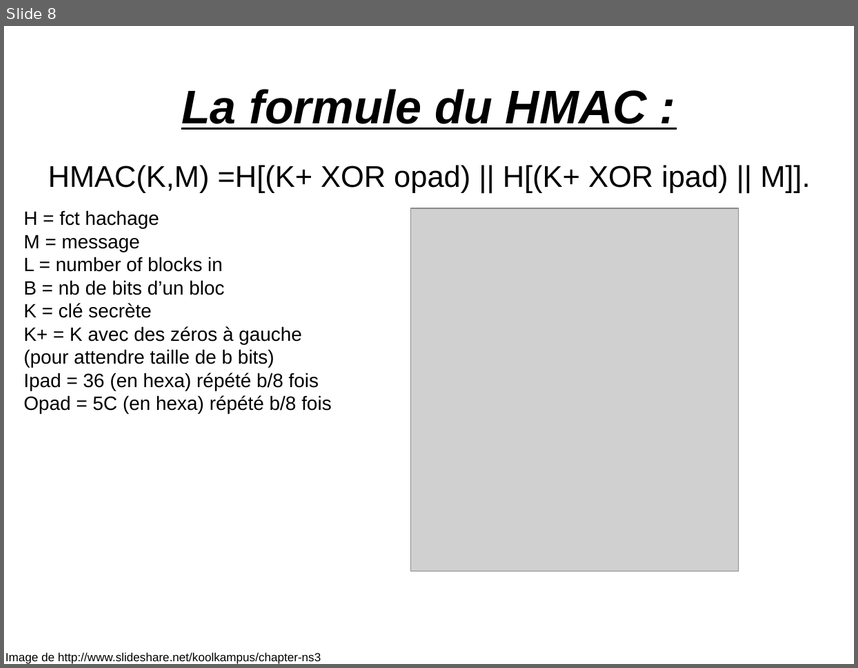
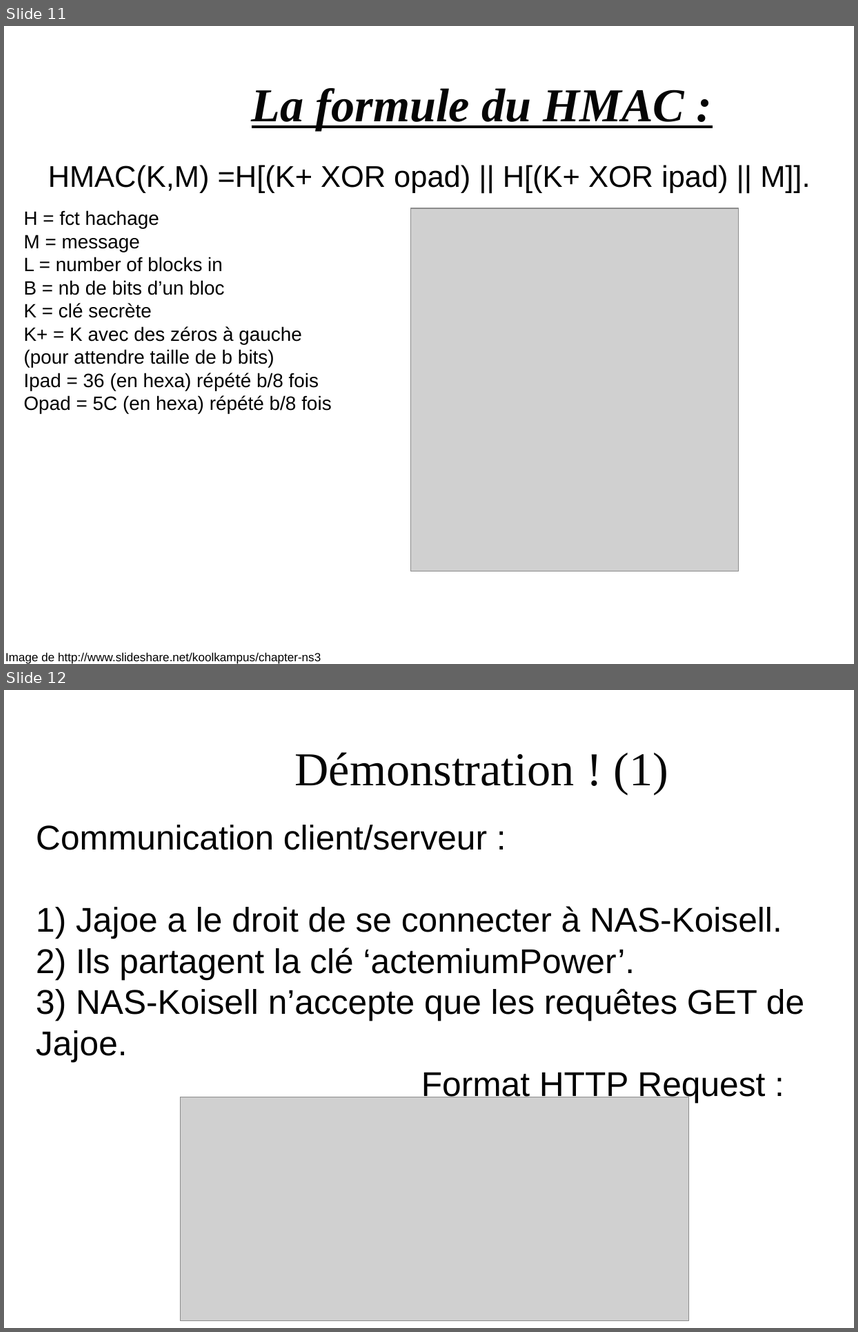
Before and after one commit to jajoe/HMAC, a slide deck: doc/presentation.odp. Shown one above the other, each under a label of ours: slide 8 before the commit, slides 11 and 12 after it. The pictures are 858x668 and 858x1332 pixels, drawn with LibreOffice and Linux fonts; fonts in the diff are those of the drawing; grey boxes stand for pictures; background and template pictures are left out. Boxes give left, top, right and bottom in pixels: in the first picture for what was removed or moved away, otherwise in the second. Text is boxed around its words. In the diff, an @@ line names an element or a change of style, - is before the commit and + after.

```diff
--- a/doc/presentation.odp
+++ b/doc/presentation.odp
@@ slide 12 added at (4,690,854,1328), background picture (left out) @@
@@ title added at (294,752,669,795), 44 pt, text #050505 @@
+Démonstration ! (1)
@@ text added at (36,825,804,1103), 32 pt, text #000000 @@
+Communication client/serveur :
+1) Jajoe a le droit de se connecter à NAS-Koisell.
+2) Ils partagent la clé ‘actemiumPower’.
+3) NAS-Koisell n’accepte que les requêtes GET de
+Jajoe.
+Format HTTP Request :
@@ picture added at (180,1097,689,1321) @@
@@ what was slide 8 is now slide 11 @@
@@ slide 11 changed as well @@
@@ title "La formule du HMAC :": place and size @@
-title "La formule du HMAC :" at (181,89,647,129)
+title "La formule du HMAC :" at (252,88,684,131)
@@ title "La formule du HMAC :" at (252,88,684,131): font Arial to Times New Roman, text colour #000000 to #050505 @@
```
Also in this commit, not shown: 9 other slides changed, 7 other slides added, 1 slide removed, 1 other file.
